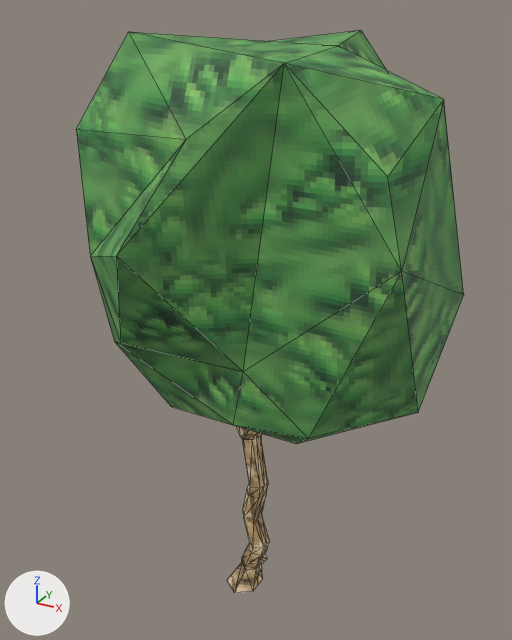
The glTF model Assets/Models/Environment Models/Foilage/Trees/Lightgreen Tree/tree_lightgreen.glb as it was, and as the next commit left it.
Both versions are drawn from a 50 mm lens placed at (23.2, -40.1, 43.2), pointed at (0.2, 1.7, 22.3). Every picture has the same lights, and +X, +Y and +Z are marked at lower left. Mesh edges are drawn as thin lines. Where no turn or scale is listed for an object, it has been applied to the vertices. Vertices at the same position are counted once.
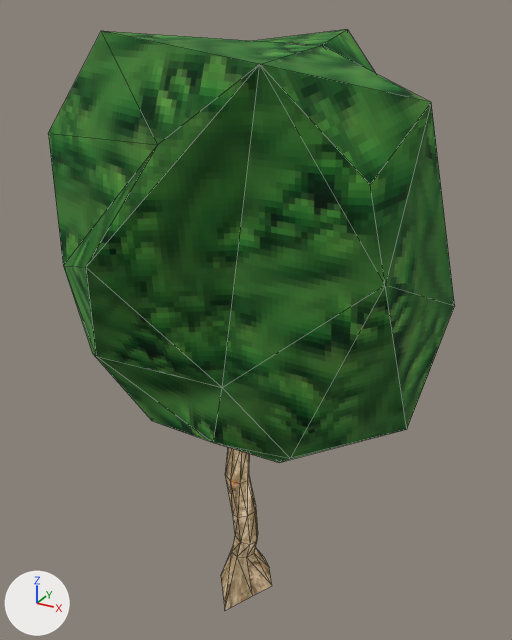
Pixel boxes (x1, y1, x2, y2) of what changed, in the pictures (512 x 640 px; the box of a moved part takes in the faces that stretch with it):
'Cube.046', reshaped
    before: (76, 30, 464, 593)
    after: (48, 29, 454, 610)
part 1 of me_cube_039, moved or reshaped
    before: (76, 30, 464, 444)
    after: (48, 29, 454, 462)
part 2 of me_cube_039, added (brown)
    after: (221, 447, 272, 610)
part 3 of me_cube_039, deleted (brown)
    before: (227, 426, 270, 593)

The change, as a list of edits to the scene's bpy script:
```text
Add mat_material_032:
    mat_material_032 = bpy.data.materials.new('Material.032')
    # uses the picture img_lomb
Change me_cube_039:
    used by ob_cube_046; location = (0.0, 0.0, 0.0)
    remove me_cube_039.from_pydata(...)  # 1071 vertices, 2134 faces; spans x -12.8..13.9, y -10.6..15.1, z -1.1..41.9
    add me_cube_039.from_pydata(...)  # 167 vertices, 282 faces; spans x -12.8..13.9, y -13.1..12.6, z -1.2..42.0
    me_cube_039 part 1: the loose piece of 39 vertices spanning x -12.8..13.9, y -10.6..15.1, z 14.3..41.9 is moved by (0.0, -2.6, 0.1), in mat_material_032
    me_cube_039 part 2: a new loose piece of 64 vertices spanning x -2.6..2.5, y -4.3..2.5, z -1.2..18.2, in mat_material_006
    me_cube_039 part 3: the loose piece of 1032 vertices spanning x -11.5..8.7, y -1.7..12.6, z -1.1..26.8 is deleted
    me_cube_039 part 4: the surface is now shaded flat
    remove me_cube_039.materials.append(mat_material_023)
    add me_cube_039.materials.append(mat_material_032)
```
